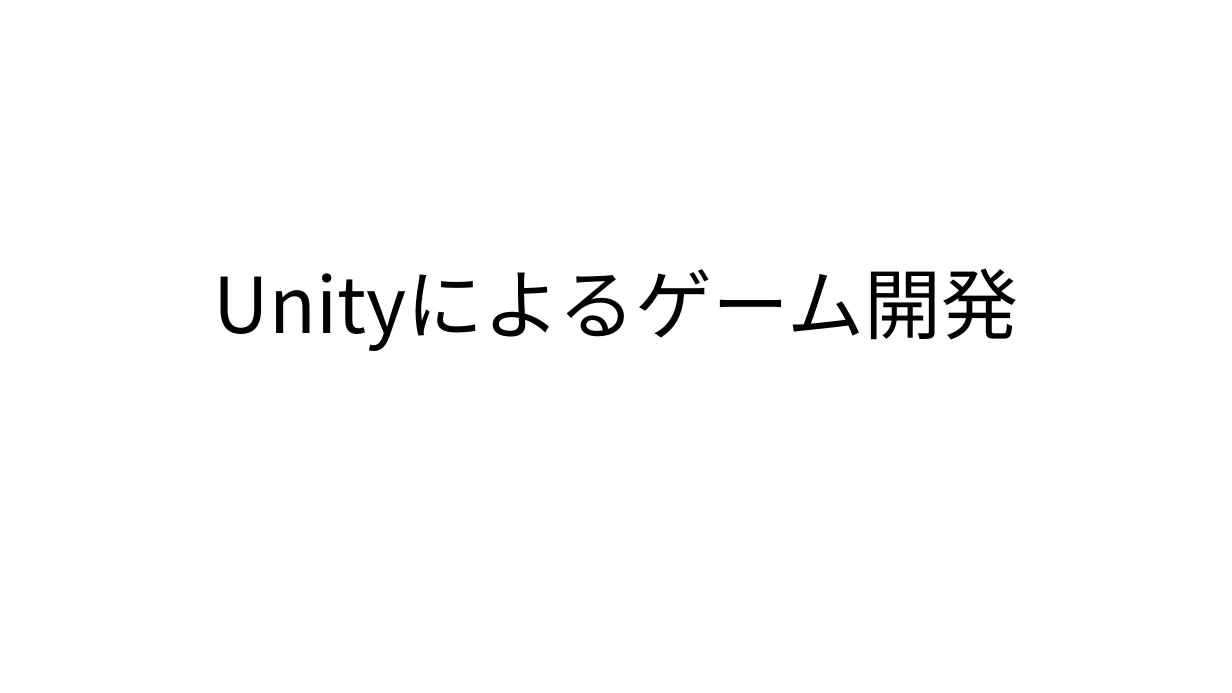
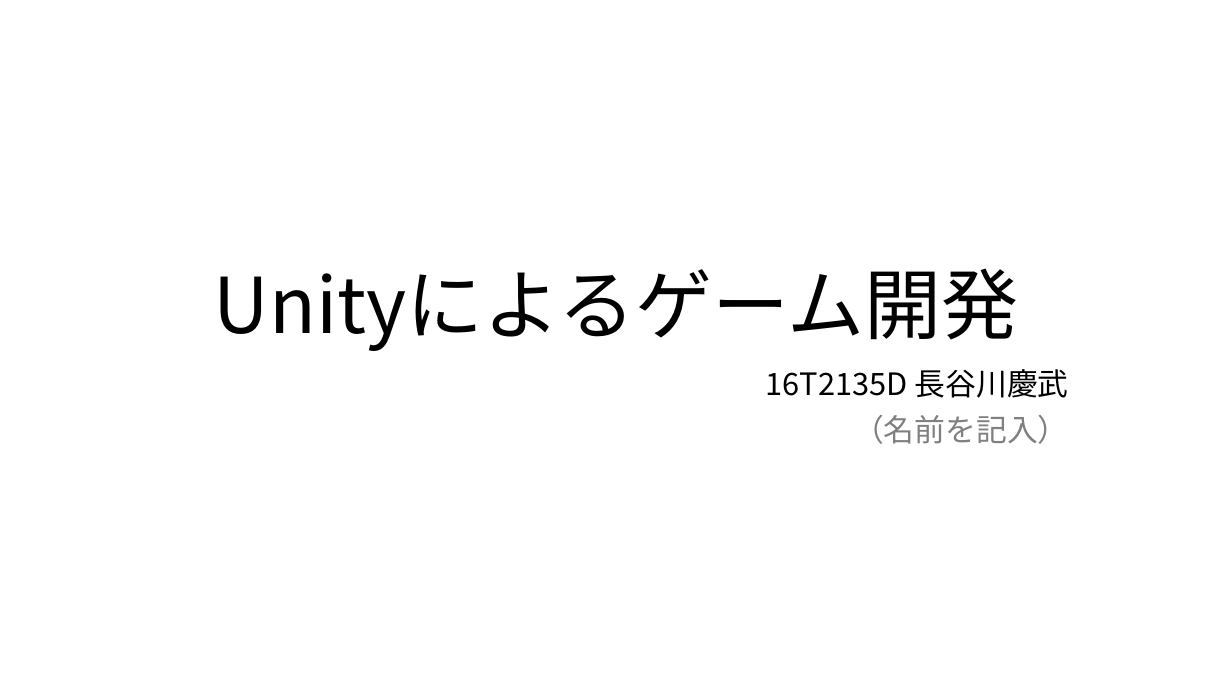
Before and after one commit to CGInteractive2018/CG_Interactive, a slide deck: slide 1 of Unityによるゲーム開発.pptx. Drawn at 1232x693 pixels with LibreOffice and Linux fonts; fonts in the diff are those of the drawing. Boxes give left, top, right and bottom in pixels: in the first picture for what was removed or moved away, otherwise in the second. Text is boxed around its words. In the diff, an @@ line names an element or a change of style, - is before the commit and + after.

```diff
--- a/Unityによるゲーム開発.pptx
+++ b/Unityによるゲーム開発.pptx
@@ subtitle added at (x1=766, y1=369, x2=1069, y2=444), 24 pt, text #000000 @@
+16T2135D 長谷川慶武
+（名前を記入）
```
Also in this commit, not shown: 2 other slides changed.
